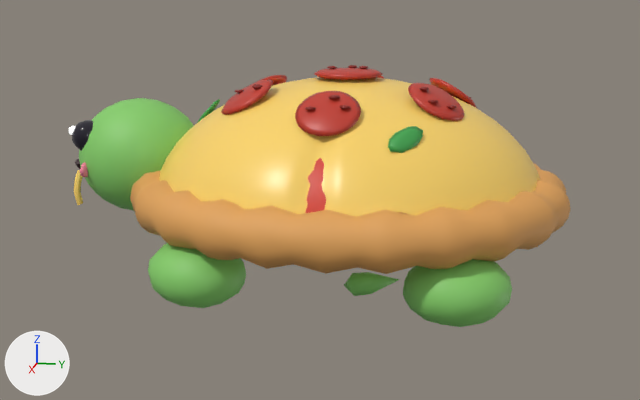
Before and after pictures for a commit that changed the glTF model prototype/matdyr-fase2/modeller/pizzaskilpadde_lav.glb.
Both versions are drawn from a camera (50 mm lens) standing at (3.076, 0.515, 1.047) and looking at (0.012, -0.098, 0.281). The lights are fixed; the arrows at lower left show +X, +Y and +Z. The picture after the commit comes second. Where no turn or scale is listed for an object, it has been applied to the vertices.

In view in the first picture: 'bein_hb', 'bein_hf', 'hale', 'hode', 'kropp'.
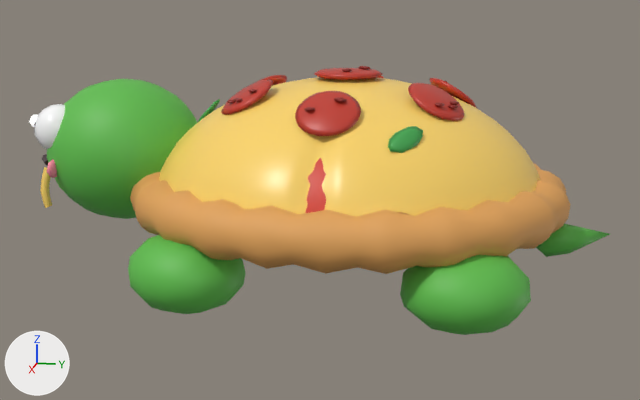
The change, as a list of edits to the scene's bpy script:
```text
Change mat_skilpadde:
    mat_skilpadde.base_color: (0.238, 0.624, 0.144) -> (0.114, 0.515, 0.0723)  # green #86cf6a -> green #5fbe4c
Add mat_oyehvit:
    mat_oyehvit = principled_material('oyehvit')
    mat_oyehvit.base_color = (1.0, 1.0, 1.0)  # white #ffffff
    mat_oyehvit.roughness = 0.25
Change me_sphere_046:
    used by ob_bein_hb; location = (0.36, 0.336, 0.28)
    remove me_sphere_046.from_pydata(...)  # 76 vertices, 148 faces; spans x -0.064..0.244, y -0.078..0.25, z -0.26..-0.04
    add me_sphere_046.from_pydata(...)  # 72 vertices, 140 faces; spans x -0.068..0.302, y -0.082..0.306, z -0.271..-0.01
    me_sphere_046 part 1: the whole mesh is rebuilt
Change me_sphere_044:
    used by ob_bein_hf; location = (0.36, -0.336, 0.28)
    remove me_sphere_044.from_pydata(...)  # 76 vertices, 148 faces; spans x -0.065..0.245, y -0.248..0.08, z -0.26..-0.039
    add me_sphere_044.from_pydata(...)  # 72 vertices, 140 faces; spans x -0.068..0.302, y -0.303..0.085, z -0.27..-0.009
    me_sphere_044 part 2: the whole mesh is rebuilt
Change me_cone_002:
    used by ob_hale; location = (0.0, 0.0, 0.0)
    remove me_cone_002.from_pydata(...)  # 17 vertices, 30 faces; spans x -0.042..0.043, y -0.011..0.197, z -0.076..0.013
    add me_cone_002.from_pydata(...)  # 16 vertices, 28 faces; spans x -0.055..0.052, y -0.009..0.259, z -0.08..0.032
    me_cone_002 part 3: the whole mesh is rebuilt
Change me_sphere_042:
    used by ob_hode; location = (0.0, -0.58, 0.34)
    remove me_sphere_042.from_pydata(...)  # 693 vertices, 1281 faces; spans x -0.22..0.22, y -0.443..0.065, z -0.13..0.29
    add me_sphere_042.from_pydata(...)  # 831 vertices, 1549 faces; spans x -0.28..0.28, y -0.557..0.073, z -0.18..0.34
    me_sphere_042 part 4: the loose piece of 8 vertices spanning x 0.062..0.078, y -0.437..-0.413, z 0.048..0.067 is scaled about its middle by (1.33, 1.34, 1.33), then moved by (0.015, -0.11, -0.006)
    me_sphere_042 part 5: the loose piece of 236 vertices spanning x -0.22..0.22, y -0.429..0.03, z -0.13..0.29 is rebuilt with 228 vertices and now spans x -0.28..0.28, y -0.54..0.04, z -0.18..0.34
    me_sphere_042 part 6: 8 loose pieces with 185 vertices, spanning x -0.2..0.2, y -0.443..-0.335, z -0.104..0.202, are deleted
    me_sphere_042 part 7: 148 vertices removed from x -0.16..0.161, y -0.42..-0.3, z 0.1..0.22; 477 vertices added at x -0.25..0.25, y -0.557..-0.361, z -0.135..0.259
    other edits to the shape of me_sphere_042 do not show in these pictures
    add me_sphere_042.materials.append(mat_oyehvit)  # white #ffffff
Change ob_hale:
    ob_hale.location: (0.0, 0.0, 0.0) -> (0.0, 0.66, 0.2)
Change ob_hode:
    ob_hode.location: (0.0, -0.58, 0.34) -> (0.0, -0.59, 0.36)
```

Boxes [x1, y1, x2, y2] around the edits, measured in the pictures (640 x 400 px; the box of a moved part takes in the faces that stretch with it):
'hode', recoloured, reshaped, moved (34% wider, 24% taller)
    before: [69, 98, 194, 211]
    after: [29, 79, 197, 219]
'bein_hb', recoloured, reshaped (20% wider, 17% taller)
    before: [403, 259, 512, 327]
    after: [400, 255, 531, 335]
'bein_hf', recoloured, reshaped (20% wider, 21% taller)
    before: [148, 243, 246, 308]
    after: [128, 235, 246, 314]
'hale', recoloured, reshaped, moved (34% wider, 36% taller)
    before: [344, 272, 399, 296]
    after: [536, 224, 610, 257]
part 4 of me_sphere_042, moved or reshaped
    before: [75, 159, 80, 165]
    after: [42, 154, 48, 161]
part 5 of me_sphere_042, rebuilt (30% wider, 24% taller)
    before: [79, 98, 194, 211]
    after: [47, 79, 197, 219]
part 6 of me_sphere_042, deleted
    before: [69, 126, 88, 205]
part 7 of me_sphere_042, built on
    before: [72, 120, 93, 150]
    after: [29, 104, 65, 208]
